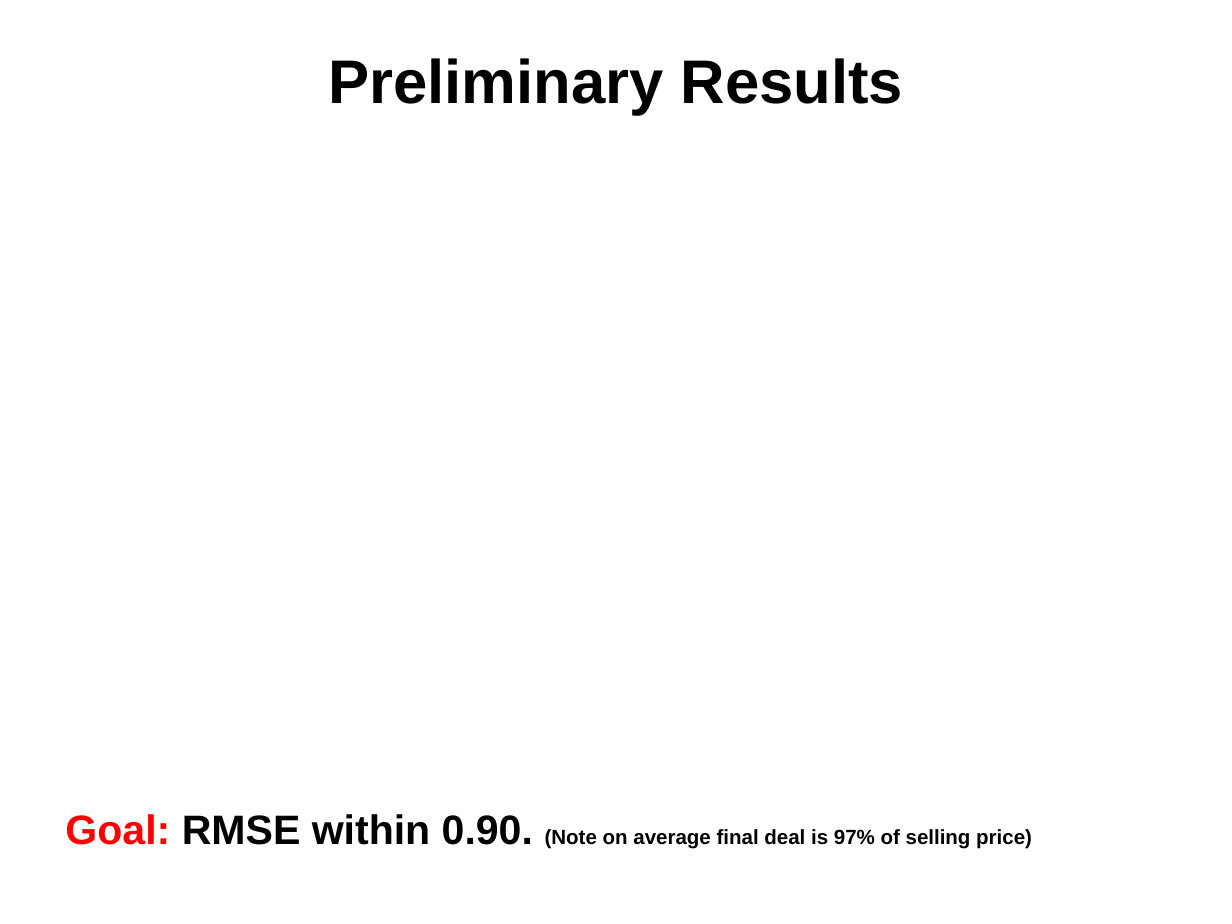
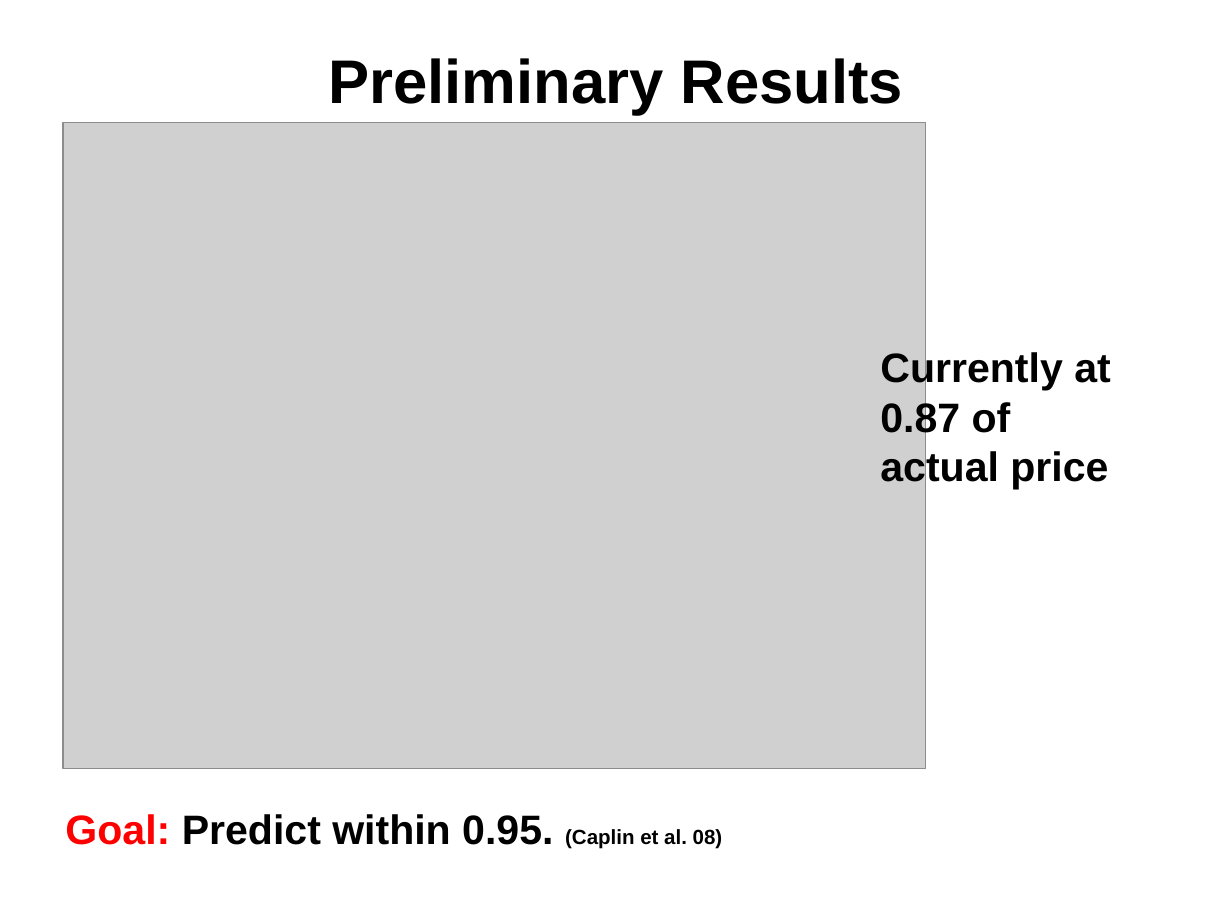
Before and after one commit to npow/centris, a slide deck: slide 5 of presentation/DaveNissanEmil2014MachineLearning.pptx (slide 6 before the commit). Drawn at 1232x924 pixels with LibreOffice and Linux fonts; fonts in the diff are those of the drawing; grey boxes stand for pictures. Boxes give left, top, right and bottom in pixels: in the first picture for what was removed or moved away, otherwise in the second. Text is boxed around its words. In the diff, an @@ line names an element or a change of style, - is before the commit and + after.

```diff
--- a/presentation/DaveNissanEmil2014MachineLearning.pptx
+++ b/presentation/DaveNissanEmil2014MachineLearning.pptx
@@ picture added at (63, 122, 925, 768) @@
@@ text added at (880, 350, 1111, 489), 24 pt, text #000000, bold @@
+Currently at 0.87 of actual price
@@ text at (65, 814, 723, 849): text changed; size 12 to 24 pt @@
-Goal: RMSE within 0.90. (Note on average final deal is 97% of selling price)
+Goal: Predict within 0.95. (Caplin et al. 08)
```
Also in this commit, not shown: 2 other slides changed, 1 other file.
